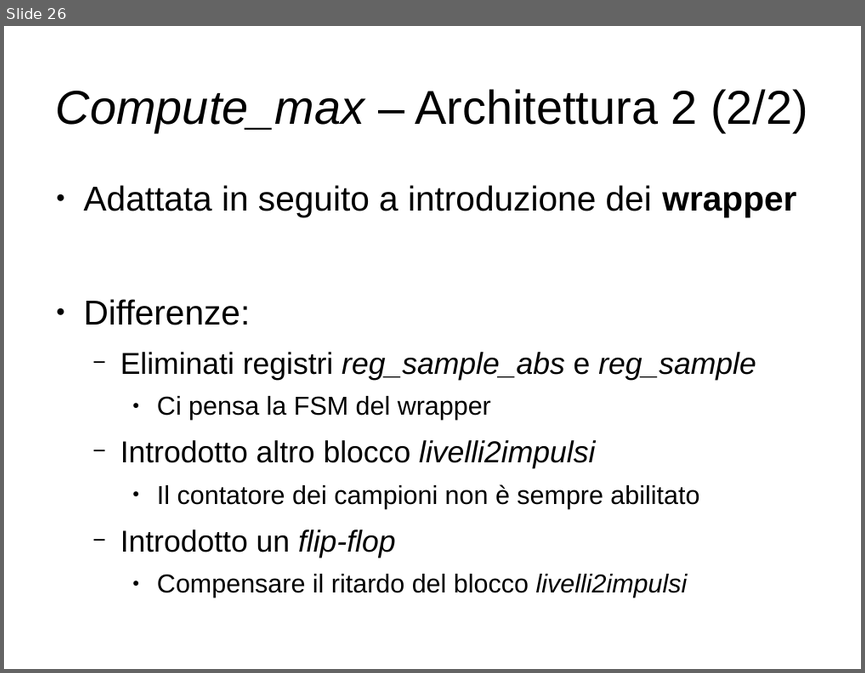
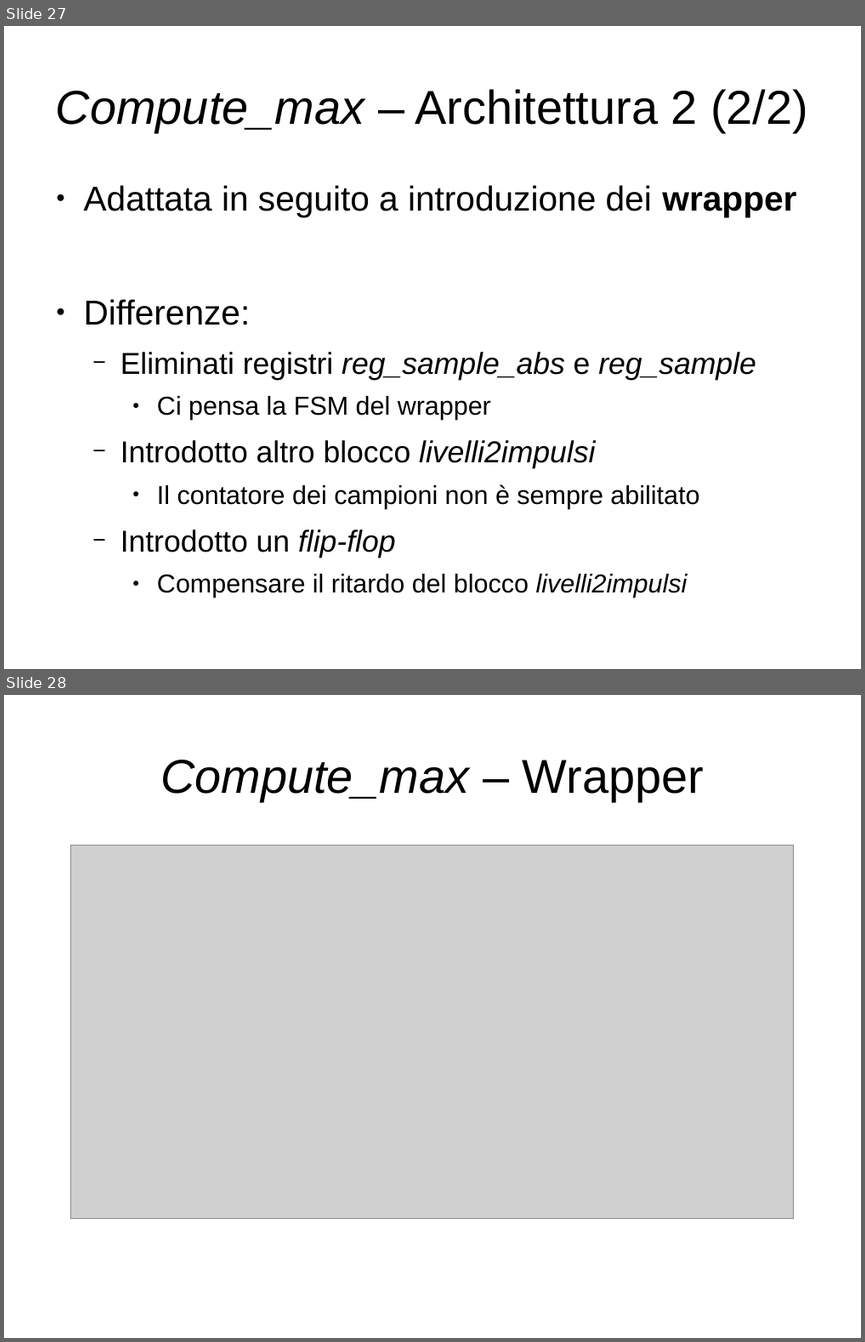
Before and after one commit to artic92/sistemi-embedded-task2, a slide deck: doc/presentazione.odp. Shown one above the other, each under a label of ours: slide 26 before the commit, slides 27 and 28 after it. The pictures are 865x673 and 865x1342 pixels, drawn with LibreOffice and Linux fonts; fonts in the diff are those of the drawing; grey boxes stand for pictures. Boxes give left, top, right and bottom in pixels: in the first picture for what was removed or moved away, otherwise in the second. Text is boxed around its words. In the diff, an @@ line names an element or a change of style, - is before the commit and + after.

```diff
--- a/doc/presentazione.odp
+++ b/doc/presentazione.odp
@@ slide 28 added at [4, 695, 861, 1338], background #FFFFFF @@
@@ title added at [160, 760, 704, 801], 44 pt, text #000000, italic @@
+Compute_max – Wrapper
@@ picture added at [71, 845, 794, 1218] @@
@@ what was slide 26 is now slide 27 @@
```
Also in this commit, not shown: 5 slides changed, 6 other slides added, 2 slides removed.
